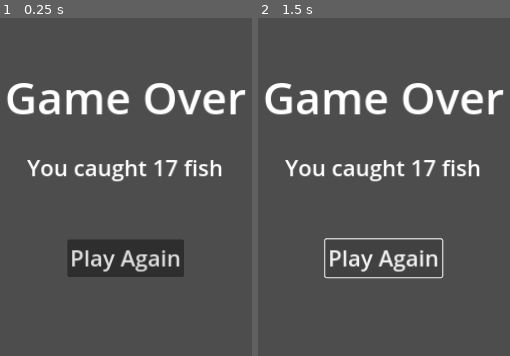
Above: before the commit, frames 1-2 (left to right).
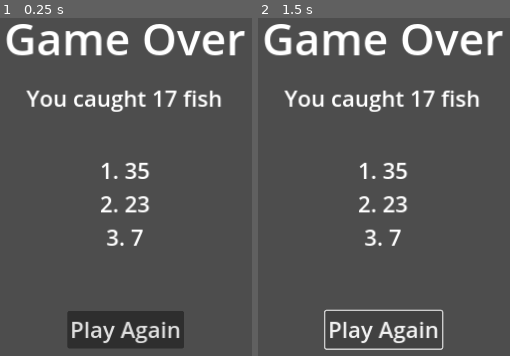
Above: after the commit, the same moments.

Repository: tkindy/crab-grab
Game: Godot game, scene res://scenes/game_over_overlay.tscn
Two runs of this game, one before a commit and one after it. Both use one fixed random seed, a clock stepped at 60 frames per second and the inputs below. This scene is started directly instead of the project's main scene.
Inputs:
- Up to frame 1 (0.25 s): no input
- Up to frame 2 (1.5 s): click "Play Again" at 0.5 s; click "Play Again" at 1.25 s

The runs differ from the first frame. In frame 1, 20% of the frame differs, in the area x 2-98%, y 1-98%; in frame 2, 14%.

Commit message:
Implement high scores

Diff:
--- /dev/null
+++ b/leaderboard/entry.gd
@@ -0,0 +1,19 @@
+class_name LeaderboardEntry
+
+var _score: int
+
+
+func _init(score: int):
+  self._score = score
+
+
+static func from(csv_line: PackedStringArray) -> LeaderboardEntry:
+  return LeaderboardEntry.new(int(csv_line[0]))
+
+
+func get_score() -> int:
+  return _score
+
+
+func to_csv():
+  return [str(_score)]
--- /dev/null
+++ b/leaderboard/leaderboard.gd
@@ -0,0 +1,44 @@
+class_name Leaderboard
+
+const PATH = "user://leaderboard.csv"
+const MAX_ENTRIES = 3
+
+var _entries: Array[LeaderboardEntry]
+
+static func open() -> Leaderboard:
+  var file = FileAccess.open(PATH, FileAccess.READ)
+  if file == null and FileAccess.get_open_error() == Error.ERR_FILE_NOT_FOUND:
+    return Leaderboard.new()
+
+  var entries: Array[LeaderboardEntry] = []
+
+  while file.get_position() < file.get_length():
+    entries.append(LeaderboardEntry.from(file.get_csv_line()))
+
+  var leaderboard = Leaderboard.new()
+  leaderboard._entries = entries
+  return leaderboard
+
+
+func get_entries() -> Array[LeaderboardEntry]:
+  return _entries
+
+
+func add(entry: LeaderboardEntry) -> void:
+  var spot = 0
+  for i in range(_entries.size()):
+    if entry.get_score() > _entries[i].get_score():
+      break
+    spot += 1
+
+  var result = _entries.slice(0, spot)
+  result.append(entry)
+  result.append_array(_entries.slice(spot))
+
+  _entries = result.slice(0, MAX_ENTRIES)
+
+
+func write() -> void:
+  var file = FileAccess.open(PATH, FileAccess.WRITE)
+  for entry in _entries:
+    file.store_csv_line(entry.to_csv())
--- a/scenes/game.gd
+++ b/scenes/game.gd
@@ -47,6 +47,12 @@
   overlay.set_score(score)
   overlay.play_again.connect(_on_play_again)
 
+  var leaderboard = Leaderboard.open()
+  leaderboard.add(LeaderboardEntry.new(score))
+  leaderboard.write()
+
+  overlay.set_leaderboard(leaderboard)
+
   add_child(overlay)
 
 
--- a/scenes/game_over_overlay.gd
+++ b/scenes/game_over_overlay.gd
@@ -7,5 +7,9 @@
   $ScoreDescription.text = "You caught %s fish" % score
 
 
+func set_leaderboard(leaderboard: Leaderboard) -> void:
+  $Leaderboard.set_leaderboard(leaderboard)
+
+
 func _on_retry_button_pressed() -> void:
   play_again.emit()
--- a/scenes/game_over_overlay.tscn
+++ b/scenes/game_over_overlay.tscn
@@ -1,6 +1,7 @@
-[gd_scene load_steps=2 format=3 uid="uid://dxsxex43yr3c8"]
+[gd_scene load_steps=3 format=3 uid="uid://dxsxex43yr3c8"]
 
 [ext_resource type="Script" path="res://scenes/game_over_overlay.gd" id="1_ssj2r"]
+[ext_resource type="PackedScene" uid="uid://cnyx6hwvvi3qy" path="res://scenes/leaderboard.tscn" id="2_fqilv"]
 
 [node name="GameOverOverlay" type="CanvasLayer"]
 script = ExtResource("1_ssj2r")
@@ -9,10 +10,10 @@
 anchors_preset = 5
 anchor_left = 0.5
 anchor_right = 0.5
-offset_left = -173.0
-offset_top = 151.0
-offset_right = 174.0
-offset_bottom = 239.0
+offset_left = -174.0
+offset_top = 66.0
+offset_right = 173.0
+offset_bottom = 154.0
 grow_horizontal = 2
 theme_override_font_sizes/font_size = 64
 text = "Game Over"
@@ -22,24 +23,40 @@
 anchors_preset = 5
 anchor_left = 0.5
 anchor_right = 0.5
-offset_left = -141.0
-offset_top = 275.0
-offset_right = 141.0
-offset_bottom = 320.0
+offset_left = -142.0
+offset_top = 175.0
+offset_right = 140.0
+offset_bottom = 220.0
 grow_horizontal = 2
 theme_override_font_sizes/font_size = 32
 text = "You caught 17 fish"
 horizontal_alignment = 1
 
+[node name="Leaderboard" parent="." instance=ExtResource("2_fqilv")]
+anchors_preset = 7
+anchor_left = 0.5
+anchor_top = 1.0
+anchor_right = 0.5
+anchor_bottom = 1.0
+offset_left = -36.0
+offset_top = -366.0
+offset_right = 36.0
+offset_bottom = -225.0
+grow_horizontal = 2
+grow_vertical = 0
+
 [node name="RetryButton" type="Button" parent="."]
-anchors_preset = 5
+anchors_preset = 7
 anchor_left = 0.5
+anchor_top = 1.0
 anchor_right = 0.5
+anchor_bottom = 1.0
 offset_left = -83.0
-offset_top = 401.0
+offset_top = -143.0
 offset_right = 84.0
-offset_bottom = 454.0
+offset_bottom = -90.0
 grow_horizontal = 2
+grow_vertical = 0
 theme_override_font_sizes/font_size = 32
 text = "Play Again
 "
--- /dev/null
+++ b/scenes/leaderboard.gd
@@ -0,0 +1,11 @@
+extends Label
+
+
+func set_leaderboard(leaderboard: Leaderboard) -> void:
+  var content = ""
+  var entries = leaderboard.get_entries()
+
+  for i in entries.size():
+    content += "%s. %s\n" % [i + 1, entries[i].get_score()]
+
+  text = content
--- /dev/null
+++ b/scenes/leaderboard.tscn
@@ -0,0 +1,13 @@
+[gd_scene load_steps=2 format=3 uid="uid://cnyx6hwvvi3qy"]
+
+[ext_resource type="Script" path="res://scenes/leaderboard.gd" id="1_xtg8l"]
+
+[node name="Leaderboard" type="Label"]
+offset_right = 40.0
+offset_bottom = 40.0
+theme_override_font_sizes/font_size = 32
+text = "1. 35
+2. 23
+3. 7"
+horizontal_alignment = 1
+script = ExtResource("1_xtg8l")
